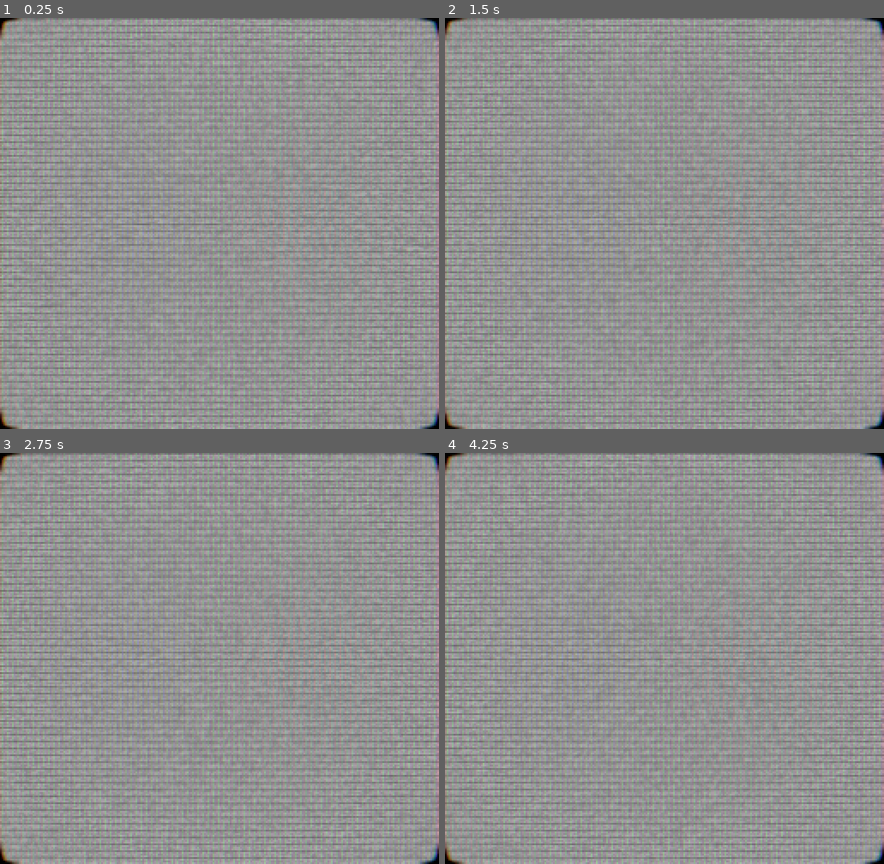
Above: before the commit, frames 1-4 (two rows, left to right).
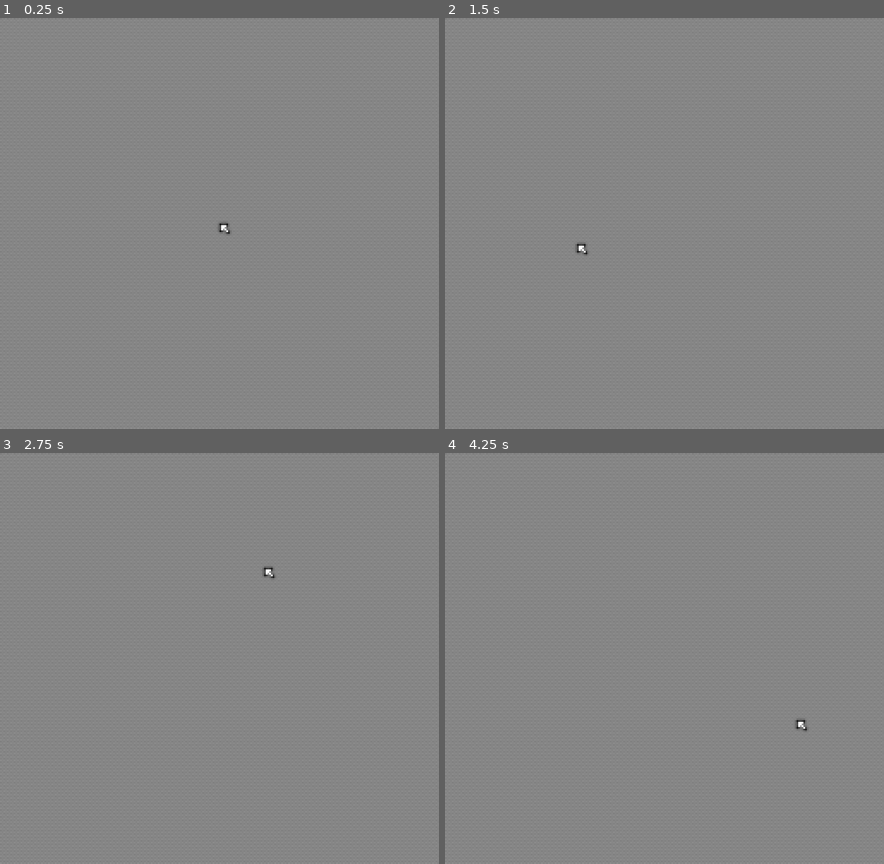
Above: after the commit, the same moments.

Repository: Arkhstar/SanguinePenitence
Game: Godot game, scene res://Scenes/flowerwall_crt.tscn
The game is run twice, just before and just after one commit, with the same random seed, the same clock (stepped at 60 frames per second) and the same inputs. The project has no main scene, so this scene is started directly.
Inputs (mouse positions are in pixels of both pictures, inside the frame that each line leads up to):
- Up to frame 1 (0.25 s): no input
- Up to frame 2 (1.5 s): move the mouse to (761, 202) at 0.52 s; move the mouse to (576, 244) at 1.27 s
- Up to frame 3 (2.75 s): move the mouse to (263, 568) at 2.02 s
- Up to frame 4 (4.25 s): move the mouse to (642, 740) at 2.77 s; move the mouse to (796, 720) at 3.52 s

The runs differ from the first frame. In frame 1, 51% of the frame differs, in the area x 0-100%, y 0-100%; in frame 2, 51%; in frame 3, 51%; in frame 4, 51%.

Commit message:
commit

Diff:
--- /dev/null
+++ b/Assets/theme.tres
@@ -0,0 +1,7 @@
+[gd_resource type="Theme" load_steps=2 format=3 uid="uid://c1c85oipdlos2"]
+
+[ext_resource type="FontFile" uid="uid://dcbngb7xtme8w" path="res://Assets/Textures/Font.png" id="1_0dftj"]
+
+[resource]
+default_font = ExtResource("1_0dftj")
+default_font_size = 8
--- /dev/null
+++ b/Scenes/cursor.tscn
@@ -0,0 +1,14 @@
+[gd_scene load_steps=3 format=3 uid="uid://bbpqtriyq81pn"]
+
+[ext_resource type="Texture2D" uid="uid://vkiu0qanqw1a" path="res://Assets/Textures/Cursor.png" id="1_8pp82"]
+[ext_resource type="Script" uid="uid://cpy8ffi3kpgs4" path="res://Scripts/Cursor.gd" id="2_i7fis"]
+
+[node name="Cursor" type="CanvasLayer"]
+layer = 99
+
+[node name="TextureRect" type="TextureRect" parent="."]
+offset_right = 8.0
+offset_bottom = 8.0
+mouse_filter = 2
+texture = ExtResource("1_8pp82")
+script = ExtResource("2_i7fis")
--- /dev/null
+++ b/Scenes/dialogue.tscn
@@ -0,0 +1,35 @@
+[gd_scene load_steps=2 format=3 uid="uid://4b03yd4ufeb3"]
+
+[ext_resource type="Texture2D" uid="uid://dij5opk35v755" path="res://Assets/Textures/NinePatch.png" id="1_5rqxr"]
+
+[node name="Dialogue" type="CanvasLayer"]
+
+[node name="NinePatchRect" type="NinePatchRect" parent="."]
+offset_right = 256.0
+offset_bottom = 64.0
+texture = ExtResource("1_5rqxr")
+patch_margin_left = 4
+patch_margin_top = 4
+patch_margin_right = 4
+patch_margin_bottom = 4
+
+[node name="Speaker" type="Label" parent="NinePatchRect"]
+layout_mode = 0
+offset_left = 8.0
+offset_top = 8.0
+offset_right = 104.0
+offset_bottom = 16.0
+theme_override_colors/font_color = Color(0.5882353, 0.03137255, 0.06666667, 1)
+text = "SPEAKER NAME"
+
+[node name="Text" type="Label" parent="NinePatchRect"]
+layout_mode = 0
+offset_left = 16.0
+offset_top = 24.0
+offset_right = 248.0
+offset_bottom = 56.0
+theme_override_colors/font_color = Color(0.5882353, 0.03137255, 0.06666667, 1)
+theme_override_constants/line_spacing = 0
+text = "LOREM IPSUM DOLOR SIT AMET, CONSECTETUR ADIPISCING ELIT. PRAESENT SCELERISQUE RHONCUS QUAM, NEC CONVALLIS ODIO ..."
+autowrap_mode = 3
+clip_text = true
--- a/Scenes/flowerwall_crt.tscn
+++ b/Scenes/flowerwall_crt.tscn
@@ -50,6 +50,7 @@
 copy_mode = 2
 
 [node name="crt_shader" type="ColorRect" parent="."]
+visible = false
 material = ExtResource("4_51nf0")
 anchors_preset = 15
 anchor_right = 1.0
--- /dev/null
+++ b/Scenes/hire_adventurer_dialog.tscn
@@ -0,0 +1,74 @@
+[gd_scene load_steps=8 format=3 uid="uid://cum8fv2rtftjo"]
+
+[ext_resource type="Texture2D" uid="uid://dij5opk35v755" path="res://Assets/Textures/NinePatch.png" id="1_0acm6"]
+[ext_resource type="Script" uid="uid://s41fpsqrel2x" path="res://Scripts/HireAdventurerDialog.gd" id="2_c7exq"]
+[ext_resource type="Texture2D" uid="uid://pd0wiljr3hj4" path="res://Assets/Textures/Button.png" id="2_njwx6"]
+
+[sub_resource type="StyleBoxTexture" id="StyleBoxTexture_21xkr"]
+texture = ExtResource("2_njwx6")
+region_rect = Rect2(0, 0, 32, 16)
+
+[sub_resource type="StyleBoxTexture" id="StyleBoxTexture_jjvhh"]
+texture = ExtResource("2_njwx6")
+region_rect = Rect2(0, 16, 32, 16)
+
+[sub_resource type="StyleBoxTexture" id="StyleBoxTexture_kry3j"]
+texture = ExtResource("2_njwx6")
+region_rect = Rect2(32, 0, 32, 16)
+
+[sub_resource type="StyleBoxTexture" id="StyleBoxTexture_6bp64"]
+texture = ExtResource("2_njwx6")
+region_rect = Rect2(32, 16, 32, 16)
+
+[node name="HireAdventurerDialog" type="NinePatchRect"]
+offset_right = 144.0
+offset_bottom = 48.0
+texture = ExtResource("1_0acm6")
+patch_margin_left = 4
+patch_margin_top = 4
+patch_margin_right = 4
+patch_margin_bottom = 4
+script = ExtResource("2_c7exq")
+
+[node name="Label" type="Label" parent="."]
+layout_mode = 0
+offset_left = 8.0
+offset_top = 8.0
+offset_right = 9.0
+offset_bottom = 16.0
+theme_override_colors/font_color = Color(0.5882353, 0.03137255, 0.06666667, 1)
+text = "HIRE ADVENTURER?"
+
+[node name="Accept" type="Button" parent="."]
+layout_mode = 0
+offset_left = 24.0
+offset_top = 24.0
+offset_right = 56.0
+offset_bottom = 40.0
+focus_mode = 0
+theme_override_colors/font_color = Color(0.5882353, 0.03137255, 0.06666667, 1)
+theme_override_colors/font_pressed_color = Color(0.31764707, 0.30980393, 0.29803923, 1)
+theme_override_colors/font_hover_color = Color(0.9882353, 0.9882353, 0.9882353, 1)
+theme_override_colors/font_disabled_color = Color(0.14901961, 0.15294118, 0.14901961, 1)
+theme_override_styles/normal = SubResource("StyleBoxTexture_21xkr")
+theme_override_styles/pressed = SubResource("StyleBoxTexture_jjvhh")
+theme_override_styles/hover = SubResource("StyleBoxTexture_kry3j")
+theme_override_styles/disabled = SubResource("StyleBoxTexture_6bp64")
+text = "YES"
+
+[node name="Decline" type="Button" parent="."]
+layout_mode = 0
+offset_left = 88.0
+offset_top = 24.0
+offset_right = 120.0
+offset_bottom = 40.0
+focus_mode = 0
+theme_override_colors/font_color = Color(0.5882353, 0.03137255, 0.06666667, 1)
+theme_override_colors/font_pressed_color = Color(0.31764707, 0.30980393, 0.29803923, 1)
+theme_override_colors/font_hover_color = Color(0.9882353, 0.9882353, 0.9882353, 1)
+theme_override_colors/font_disabled_color = Color(0.14901961, 0.15294118, 0.14901961, 1)
+theme_override_styles/normal = SubResource("StyleBoxTexture_21xkr")
+theme_override_styles/pressed = SubResource("StyleBoxTexture_jjvhh")
+theme_override_styles/hover = SubResource("StyleBoxTexture_kry3j")
+theme_override_styles/disabled = SubResource("StyleBoxTexture_6bp64")
+text = "NO"
--- /dev/null
+++ b/Scenes/hire_menu.tscn
@@ -0,0 +1,4 @@
+[gd_scene format=3 uid="uid://f48ljkkhjahr"]
+
+[node name="HireMenu" type="CanvasLayer"]
+layer = 0
--- /dev/null
+++ b/Scenes/main.tscn
@@ -0,0 +1,12 @@
+[gd_scene load_steps=4 format=3 uid="uid://b1tn8pwip42me"]
+
+[ext_resource type="Script" uid="uid://buwpg6m8jevdi" path="res://Scripts/Main.gd" id="1_bo1nx"]
+[ext_resource type="PackedScene" uid="uid://5nu3wlycdqs2" path="res://Scenes/ui.tscn" id="1_jjgbg"]
+[ext_resource type="PackedScene" uid="uid://4b03yd4ufeb3" path="res://Scenes/dialogue.tscn" id="3_8gbba"]
+
+[node name="Main" type="Node2D"]
+script = ExtResource("1_bo1nx")
+
+[node name="UI" parent="." instance=ExtResource("1_jjgbg")]
+
+[node name="Dialogue" parent="." instance=ExtResource("3_8gbba")]
--- /dev/null
+++ b/Scenes/ui.tscn
@@ -0,0 +1,38 @@
+[gd_scene load_steps=3 format=3 uid="uid://5nu3wlycdqs2"]
+
+[ext_resource type="Texture2D" uid="uid://dkbiuhe8w1864" path="res://Assets/Textures/Bar.png" id="1_jxero"]
+[ext_resource type="Script" uid="uid://1bv5nj8d2lc0" path="res://Scripts/UI.gd" id="1_qdvrb"]
+
+[node name="UI" type="CanvasLayer"]
+script = ExtResource("1_qdvrb")
+
+[node name="Bar" type="Sprite2D" parent="."]
+position = Vector2(128, 220)
+texture = ExtResource("1_jxero")
+
+[node name="Adventurers" type="Label" parent="."]
+offset_left = 16.0
+offset_top = 216.0
+offset_right = 240.0
+offset_bottom = 224.0
+theme_override_colors/font_color = Color(0.5882353, 0.03137255, 0.06666667, 1)
+text = "ADVENTURERS  A99 B99 C99 D99"
+autowrap_mode = 3
+
+[node name="Currency" type="Label" parent="."]
+offset_left = 8.0
+offset_top = 208.0
+offset_right = 120.0
+offset_bottom = 216.0
+theme_override_colors/font_color = Color(0.5882353, 0.03137255, 0.06666667, 1)
+text = "CURRENCY 99999"
+autowrap_mode = 3
+
+[node name="Reputation" type="Label" parent="."]
+offset_left = 136.0
+offset_top = 208.0
+offset_right = 248.0
+offset_bottom = 216.0
+theme_override_colors/font_color = Color(0.5882353, 0.03137255, 0.06666667, 1)
+text = "REPUTATION 999"
+autowrap_mode = 3
--- /dev/null
+++ b/Scripts/Adventurer.gd
@@ -0,0 +1,72 @@
+class_name Adventurer
+extends Resource
+
+var _title : int = 0
+var _stats : int = 0
+
+func _init(title : String, strength : int, intelligence : int, faith : int, will : int, visual : int) -> void:
+	set_title(title)
+	set_strength(strength)
+	set_intelligence(intelligence)
+	set_faith(faith)
+	set_will(will)
+	set_job(visual)
+	set_palette(visual >> 3)
+
+func set_title(value : String) -> void:
+	_title = value.left(8).to_ascii_buffer().hex_encode().hex_to_int()
+
+func get_title() -> String:
+	return ("%X"%_title).hex_decode().get_string_from_ascii()
+
+func set_strength(value : int) -> void:
+	_stats &= ~0x7F
+	_stats |= value & 0x7F
+
+func get_strength() -> int:
+	return _stats & 0x7F
+
+func set_intelligence(value : int) -> void:
+	_stats &= ~0x3F80
+	_stats |= (value & 0x7F) << 7
+
+func get_intelligence() -> int:
+	return (_stats & 0x3F80) >> 7
+
+func set_faith(value : int) -> void:
+	_stats &= ~0x1FC000
+	_stats |= (value & 0x7F) << 14
+
+func get_faith() -> int:
+	return (_stats & 0x1FC000) >> 14
+
+func set_will(value : int) -> void:
+	_stats &= ~0xFE00000
+	_stats |= (value & 0x7F) << 21
+
+func get_will() -> int:
+	return (_stats & 0xFE00000) >> 21
+
+func set_job(value : int) -> void:
+	_stats &= ~0x70000000
+	_stats |= (value & 0x7) << 28
+
+func get_job() -> int:
+	return (_stats & 0x70000000) >> 28
+
+func set_palette(value : int) -> void:
+	_stats &= ~0x180000000
+	_stats |= (value & 0x3) << 31
+
+func get_palette() -> int:
+	return (_stats & 0x180000000) >> 31
+
+func get_rank() -> int:
+	var stats_mean : int = (get_strength() + get_intelligence() + get_faith() + get_will()) / 4
+	if stats_mean > 0x40:
+		return 3
+	if stats_mean > 0x10:
+		return 2
+	if stats_mean > 0x04:
+		return 1
+	return 0
--- /dev/null
+++ b/Scripts/AdventurerParty.gd
@@ -0,0 +1,64 @@
+class_name AdventurerParty
+extends Resource
+
+var _leader : Adventurer = null
+var _member1 : Adventurer = null
+var _member2 : Adventurer = null
+var _member3 : Adventurer = null
+
+func _init(a0 : Adventurer, a1 : Adventurer, a2 : Adventurer = null, a3 : Adventurer = null) -> void:
+	_leader = a0
+	_member1 = a1
+	_member2 = a2
+	_member3 = a3
+	if a3 != null and a2 == null:
+		_member2 = a3
+		_member3 = null
+
+func _calculate_cumulative_stat(w : int, x : int, y : int, z : int) -> int:
+	if y < 0:
+		return w * 0.6 + x * 0.4
+	elif z < 0:
+		return w * 0.376 + x * 0.312 + y * 0.312
+	return w * 0.301 + x * 0.233 + y * 0.233 + z * 0.233
+
+func get_cumulative_strength() -> int:
+	return _calculate_cumulative_stat(_leader.get_strength(), _member1.get_strength(), _member2.get_strength() if _member2 else -1, _member3.get_strength() if _member3 else -1)
+
+func get_cumulative_intelligence() -> int:
+	return _calculate_cumulative_stat(_leader.get_intelligence(), _member1.get_intelligence(), _member2.get_intelligence() if _member2 else -1, _member3.get_intelligence() if _member3 else -1)
+
+func get_cumulative_faith() -> int:
+	return _calculate_cumulative_stat(_leader.get_faith(), _member1.get_faith(), _member2.get_faith() if _member2 else -1, _member3.get_faith() if _member3 else -1)
+
+func get_cumulative_will() -> int:
+	return _calculate_cumulative_stat(_leader.get_will(), _member1.get_will(), _member2.get_will() if _member2 else -1, _member3.get_will() if _member3 else -1)
+
+func get_cumulative_rank() -> int:
+	var stats_mean : int = (get_cumulative_strength() + get_cumulative_intelligence() + get_cumulative_faith() + get_cumulative_will()) / 4
+	if stats_mean > 0x40:
+		return 3
+	if stats_mean > 0x10:
+		return 2
+	if stats_mean > 0x04:
+		return 1
+	return 0
+
+func get_leader() -> Adventurer:
+	return _leader
+
+func get_member1() -> Adventurer:
+	return _member1
+
+func get_member2() -> Adventurer:
+	return _member2
+
+func get_member3() -> Adventurer:
+	return _member3
+
+func get_party_size() -> int:
+	if _member2:
+		return 3
+	elif _member3:
+		return 4
+	return 2
--- /dev/null
+++ b/Scripts/Configuration.gd
@@ -0,0 +1,18 @@
+class_name Configuration
+extends Resource
+
+static var lock_cursor : bool = false :
+	set(value):
+		lock_cursor = value
+		if lock_cursor:
+			Input.mouse_mode = Input.MOUSE_MODE_CONFINED_HIDDEN
+		else:
+			Input.mouse_mode = Input.MOUSE_MODE_HIDDEN
+
+static var vsync : bool = true :
+	set(value):
+		vsync = value
+		if vsync:
+			DisplayServer.window_set_vsync_mode(DisplayServer.VSYNC_ENABLED)
+		else:
+			DisplayServer.window_set_vsync_mode(DisplayServer.VSYNC_DISABLED)
--- /dev/null
+++ b/Scripts/Cursor.gd
@@ -0,0 +1,7 @@
+extends TextureRect
+
+func _ready() -> void:
+	Input.mouse_mode = Input.MOUSE_MODE_HIDDEN
+
+func _process(_delta: float) -> void:
+	position = get_global_mouse_position()
--- /dev/null
+++ b/Scripts/HireAdventurerDialog.gd
@@ -0,0 +1,17 @@
+class_name HireAdventurerDialog
+extends NinePatchRect
+
+@onready var _y : Button = $Accept
+@onready var _n : Button = $Decline
+
+func disable_yes() -> void:
+	_y.disabled = true
+
+func disable_no() -> void:
+	_n.disabled = true
+
+func connect_yes_pressed(callable : Callable) -> void:
+	_y.connect("button_down", callable)
+
+func connect_no_pressed(callable : Callable) -> void:
+	_n.connect("button_down", callable)
--- /dev/null
+++ b/Scripts/Main.gd
@@ -0,0 +1,85 @@
+class_name Main
+extends Node2D
+
+static var instance : Main
+
+@onready var _ui : UI = $UI
+
+var _data : int = 0
+var adventurers : Array[Adventurer] = []
+
+func set_money(value : int) -> void:
+	_data &= ~0xFFFFF
+	_data |= value & 0xFFFFF
+
+func get_money() -> int:
+	return absi(_data) & 0xFFFFF
+
+func set_reputation(value : int) -> void:
+	_data = absi(_data) & ~0x7FF0000000000000
+	_data |= (value & 0x7FF) << 52
+	if value & 0x800:
+		_data = -absi(_data)
+
+func get_reputation() -> int:
+	return ((absi(_data) & 0x7FF0000000000000) >> 52) + (0x800 if _data < 0 else 0x000)
+
+func set_a_ranks(value : int) -> void:
+	_data &= ~0xFF00000000000
+	_data |= (value & 0xFF) << 44
+
+func get_a_ranks() -> int:
+	return ((absi(_data) & 0xFF00000000000) >> 44)
+
+func set_b_ranks(value : int) -> void:
+	_data &= ~0xFF000000000
+	_data |= (value & 0xFF) << 36
+
+func get_b_ranks() -> int:
+	return ((absi(_data) & 0xFF000000000) >> 36)
+
+func set_c_ranks(value : int) -> void:
+	_data &= ~0xFF0000000
+	_data |= (value & 0xFF) << 28
+
+func get_c_ranks() -> int:
+	return ((absi(_data) & 0xFF0000000) >> 28)
+
+func set_d_ranks(value : int) -> void:
+	_data &= ~0xFF00000
+	_data |= (value & 0xFF) << 20
+
+func get_d_ranks() -> int:
+	return ((absi(_data) & 0xFF00000) >> 20)
+
+func add_adventurer(adventurer : Adventurer) -> bool:
+	var rank : int = adventurer.get_rank()
+	if rank == 0 and get_d_ranks() < 0x99:
+		set_d_ranks(get_d_ranks() + 1)
+		adventurers.insert(0, adventurer)
+		return true
+	elif rank == 1 and get_c_ranks() < 0x99:
+		set_c_ranks(get_d_ranks() + 1)
+		adventurers.insert(get_d_ranks(), adventurer)
+		return true
+	elif rank == 2 and get_b_ranks() < 0x99:
+		set_b_ranks(get_b_ranks() + 1)
+		adventurers.insert(get_d_ranks() + get_c_ranks(), adventurer)
+		return true
+	elif rank == 3 and get_a_ranks() < 0x99:
+		set_a_ranks(get_a_ranks() + 1)
+		adventurers.insert(get_d_ranks() + get_c_ranks() + get_b_ranks(), adventurer)
+		return true
+	return false
+
+func remove_adventurer(adventurer : Adventurer) -> void:
+	adventurers.erase(adventurer)
+
+func _ready() -> void:
+	if instance:
+		queue_free()
+	else:
+		instance = self
+
+func _process(_delta: float) -> void:
+	_ui.update_text(get_money(), get_reputation(), get_a_ranks(), get_b_ranks(), get_c_ranks(), get_d_ranks())
--- /dev/null
+++ b/Scripts/UI.gd
@@ -0,0 +1,11 @@
+class_name UI
+extends CanvasLayer
+
+@onready var _cur : Label = $Currency
+@onready var _rep : Label = $Reputation
+@onready var _adv : Label = $Adventurers
+
+func update_text(money_bcd : int, rep_bcd : int, a_rank_bcd : int, b_rank_bcd : int, c_rank_bcd : int, d_rank_bcd : int) -> void:
+	_cur.text = "CURRENCY %05X" % money_bcd
+	_rep.text = "REPUTATION %03X" % rep_bcd
+	_adv.text = "ADVENTURERS  A%02X B%02X C%02X D%02X" % [ a_rank_bcd, b_rank_bcd, c_rank_bcd, d_rank_bcd ]
--- a/project.godot
+++ b/project.godot
@@ -18,23 +18,28 @@
 [autoload]
 
 FlowerwallCRT="*res://Scenes/flowerwall_crt.tscn"
+Cursor="*res://Scenes/cursor.tscn"
 
 [debug]
 
 gdscript/warnings/untyped_declaration=2
 gdscript/warnings/integer_division=0
+gdscript/warnings/narrowing_conversion=0
 
 [display]
 
 window/size/viewport_width=256
 window/size/viewport_height=240
+window/size/sharp_corners=true
+window/size/minimize_disabled=true
+window/size/maximize_disabled=true
 window/stretch/mode="viewport"
 window/snap/snap_2d_vertices_to_pixel=false
 window/max_fps=60
 
 [gui]
 
-theme/custom_font="uid://dcbngb7xtme8w"
+theme/custom="uid://c1c85oipdlos2"
 
 [rendering]
 
Binary file added: Assets/Textures/Bar.png
Not shown, added: Assets/Textures/Bar.png.import
Binary file added: Assets/Textures/Button.png
Not shown, added: Assets/Textures/Button.png.import
Binary file added: Assets/Textures/Cursor.png
Not shown, added: Assets/Textures/Cursor.png.import
Binary file added: Assets/Textures/NinePatch.png
Not shown, added: Assets/Textures/NinePatch.png.import
Not shown, added: Scripts/Adventurer.gd.uid
Not shown, added: Scripts/AdventurerParty.gd.uid
Not shown, added: Scripts/Configuration.gd.uid
Not shown, added: Scripts/Cursor.gd.uid
(and 3 more such lines)
